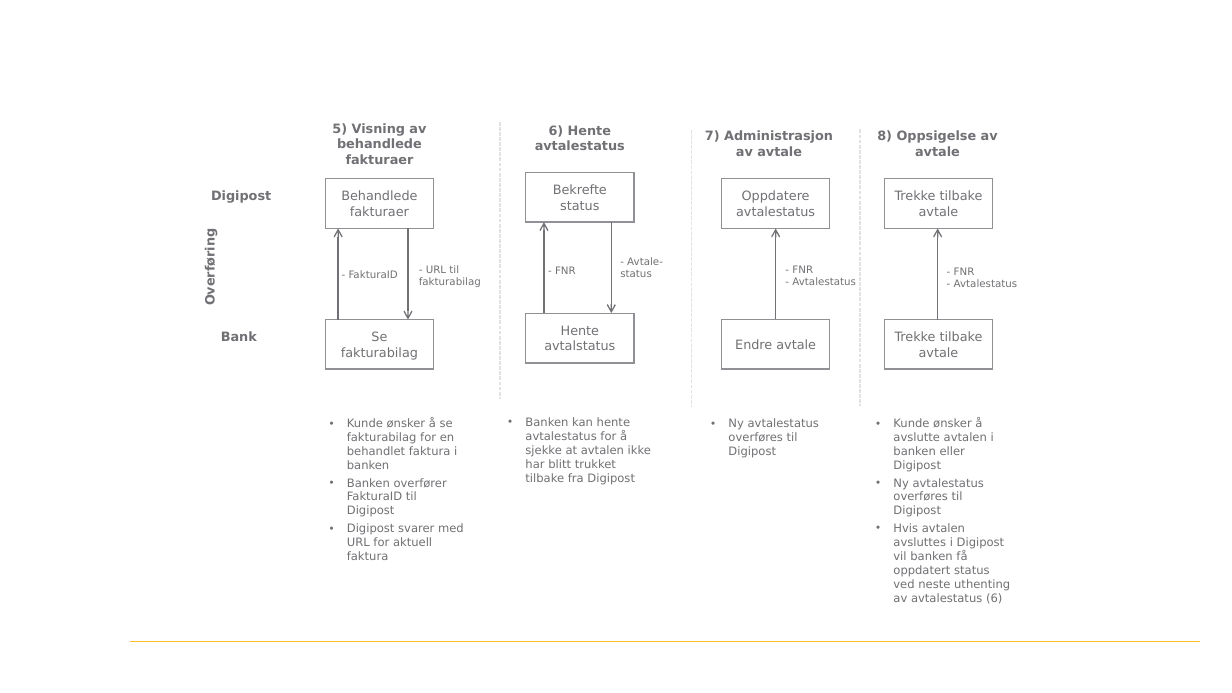
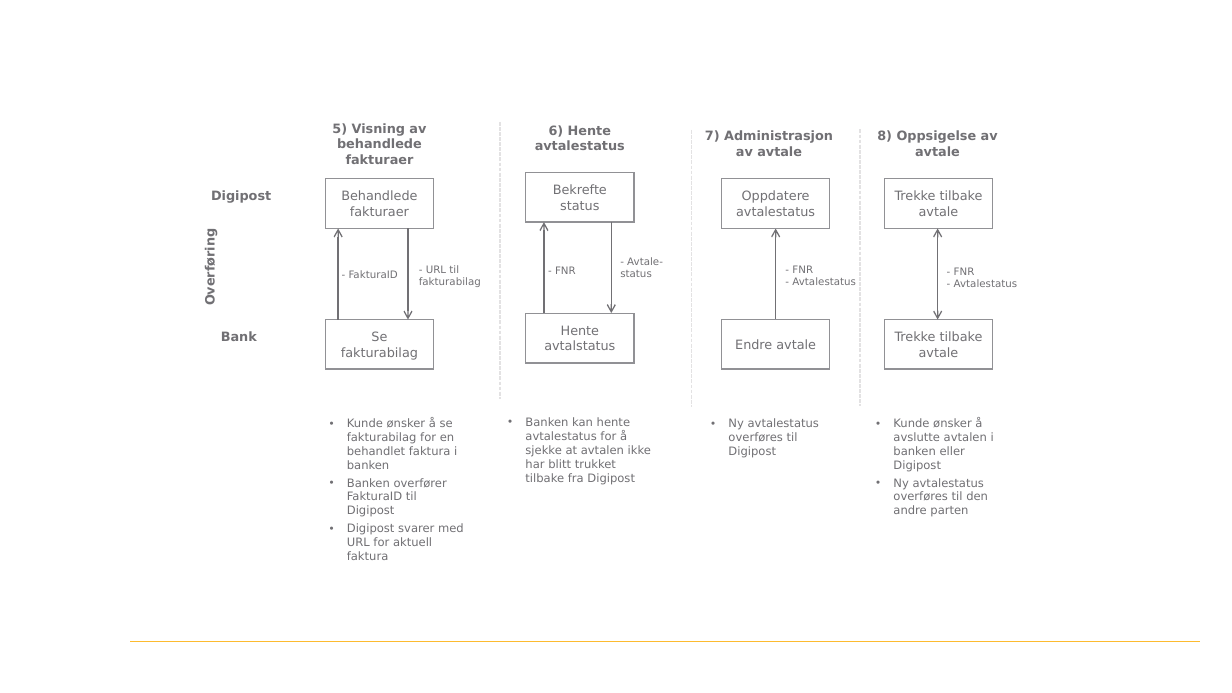
Before and after one commit to digipost/invoice-api-specification, a slide deck: slide 2 of tjenestebeskrivelse/betal-fra-nettbank-datautveksling.pptx. Drawn at 1232x693 pixels with LibreOffice and Linux fonts; fonts in the diff are those of the drawing; background and template pictures are left out. Boxes give left, top, right and bottom in pixels: in the first picture for what was removed or moved away, otherwise in the second. Text is boxed around its words. In the diff, an @@ line names an element or a change of style, - is before the commit and + after.

Commit message:
Pil i begge veier for avtaleoppsigelse. Fjernet kommentar om henting av status.

```diff
--- a/tjenestebeskrivelse/betal-fra-nettbank-datautveksling.pptx
+++ b/tjenestebeskrivelse/betal-fra-nettbank-datautveksling.pptx
@@ arrow (938, 228) - (938, 320): arrow to double arrow @@
@@ text at (x1=893, y1=478, x2=988, y2=517): text changed @@
-• Ny avtalestatus overføres til Digipost
-• Hvis avtalen avsluttes i Digipost vil banken få oppdatert status ved neste uthenting av avtalestatus (6)
+• Ny avtalestatus overføres til den andre parten
```
